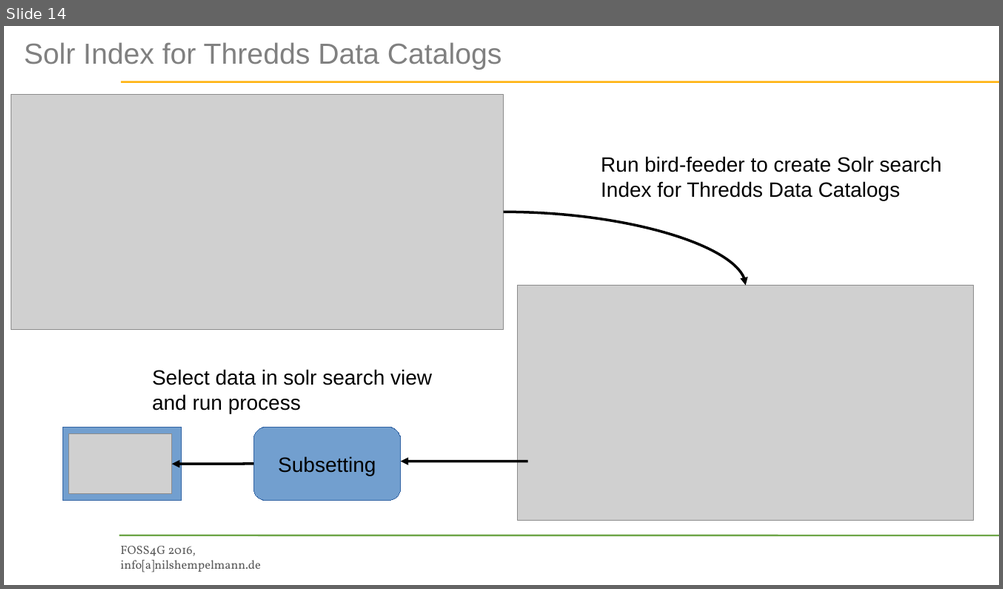
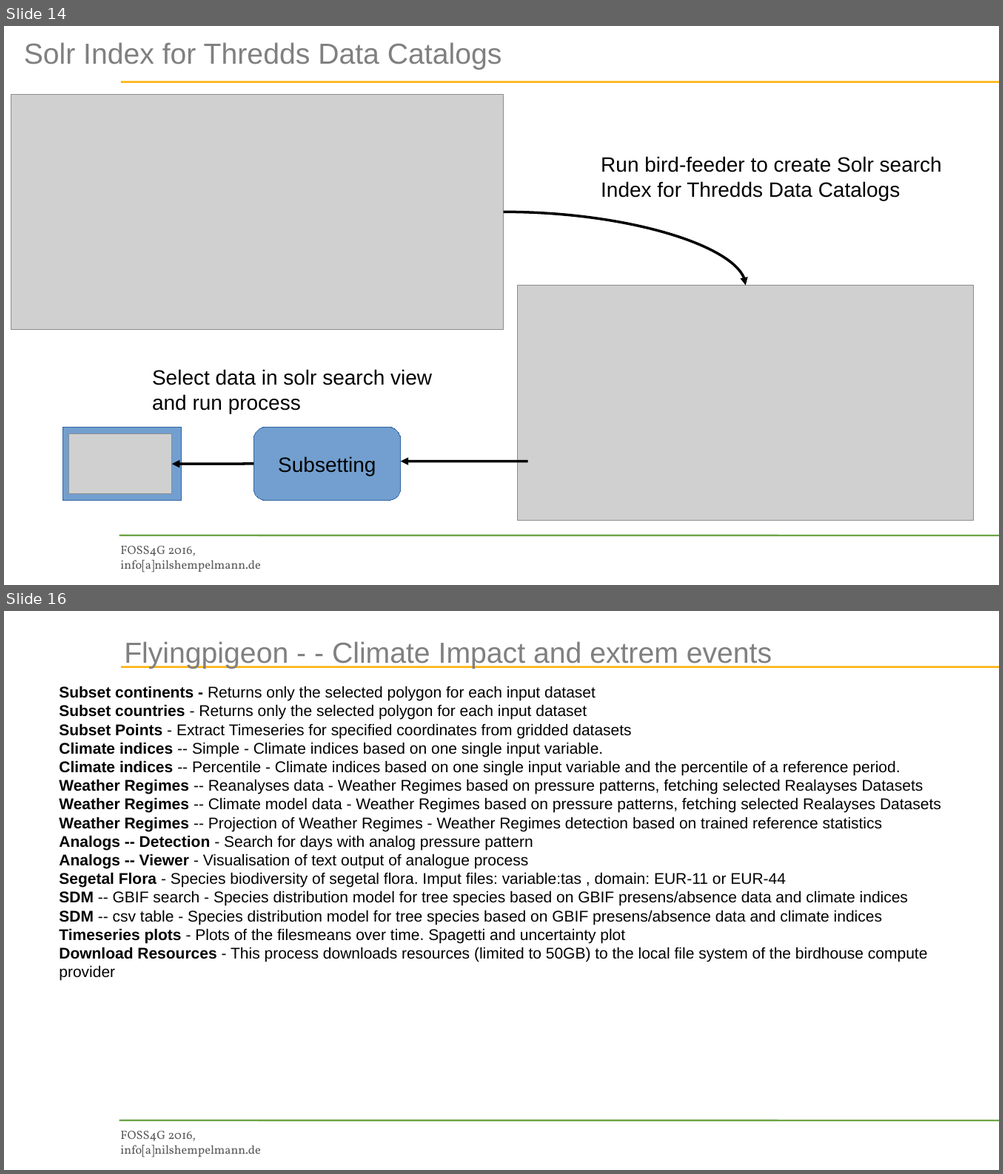
Before and after one commit to bird-house/birdhouse-docs, a slide deck: slides/birdhouse-foss4g-2016/Hempelmann_foss4g2016.odp. Shown one above the other, each under a label of ours: slide 14 before the commit, slides 14 and 16 after it; the slides between them are not shown. The pictures are 1003x589 and 1003x1174 pixels, drawn with LibreOffice and Linux fonts; fonts in the diff are those of the drawing; grey boxes stand for pictures; background and template pictures are left out. Boxes give left, top, right and bottom in pixels: in the first picture for what was removed or moved away, otherwise in the second. Text is boxed around its words. In the diff, an @@ line names an element or a change of style, - is before the commit and + after.

```diff
--- a/slides/birdhouse-foss4g-2016/Hempelmann_foss4g2016.odp
+++ b/slides/birdhouse-foss4g-2016/Hempelmann_foss4g2016.odp
@@ slide 16 added at box(4, 611, 999, 1170), background picture (left out); not listed: 3 template elements that a slide beside it also shows @@
@@ title added at box(124, 641, 771, 669), 33.6 pt, text #808080 @@
+Flyingpigeon - - Climate Impact and extrem events
@@ text added at box(59, 686, 941, 981), 18 pt, text #000000 @@
+Subset continents - Returns only the selected polygon for each input dataset
+Subset countries - Returns only the selected polygon for each input dataset
+Subset Points - Extract Timeseries for specified coordinates from gridded datasets
+Climate indices -- Simple - Climate indices based on one single input variable.
+Climate indices -- Percentile - Climate indices based on one single input variable and the percentile of a reference period.
+Weather Regimes -- Reanalyses data - Weather Regimes based on pressure patterns, fetching selected Realayses Datasets
+Weather Regimes -- Climate model data - Weather Regimes based on pressure patterns, fetching selected Realayses Datasets
+Weather Regimes -- Projection of Weather Regimes - Weather Regimes detection based on trained reference statistics
+Analogs -- Detection - Search for days with analog pressure pattern
+Analogs -- Viewer - Visualisation of text output of analogue process
+Segetal Flora - Species biodiversity of segetal flora. Imput files: variable:tas , domain: EUR-11 or EUR-44
+SDM -- GBIF search - Species distribution model for tree species based on GBIF presens/absence data and climate indices
+SDM -- csv table - Species distribution model for tree species based on GBIF presens/absence data and climate indices
+Timeseries plots - Plots of the filesmeans over time. Spagetti and uncertainty plot
+Download Resources - This process downloads resources (limited to 50GB) to the local file system of the birdhouse compute provider
```
Also in this commit, not shown: 1 slide changed, 1 other slide added, 2 slides removed, 4 other files.
